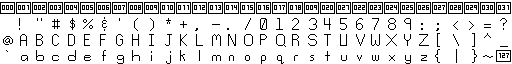
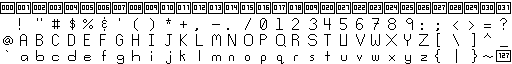
Comparing the layer stacks of the two 512×64 images. Changes:
painted on "Background" over [260, 18, 413, 30]
